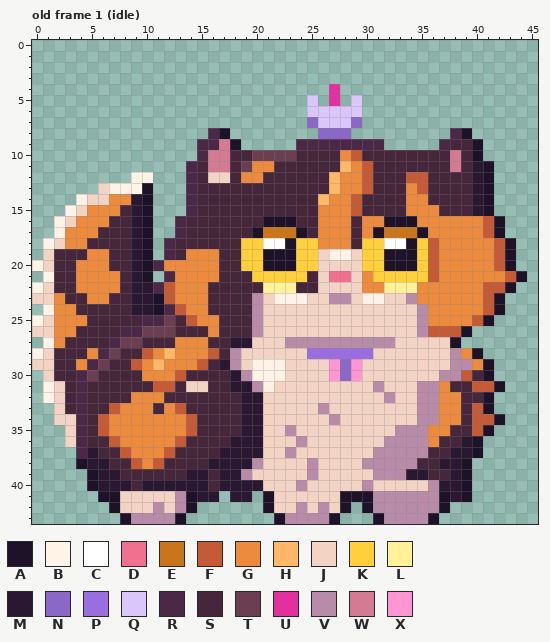
Pixel-art file: assets/source/characters/donut/donut_h40.ase. Above, as it was before the edit.
46x44 pixels, 1 frame. Shown: old frame 1 (idle). The commit also changed other frames, which this record leaves out.
Visible layers, top first: "gear", "face", "head", "body", "tail".
Palette (. is transparent): A #1e1229  B #fff3e8  C #ffffff  D #f2708f  E #c8751c  F #c45a36  G #ec8b3e  H #ffb867  J #f3d3c3  K #ffcf3c  L #fff09a  M #2a1731  N #8a68c8  P #9a6ee0  Q #dbc6fb  R #4a2846  S #45263a  T #6c3e52  U #e2309f  V #b88ca9  W #d47a93  X #ff95d3
Pixels before, old frame 1 (idle), first column x 0:
 4 ...........................U.................
 5 .........................Q.U.Q...............
 6 .........................QQQQQ...............
 7 .........................NQQQN...............
 8 ................RA........NNN.........RA.....
 9 ...............RRWA.....RRRRRRRR.....RSSA....
10 ...............RWWSSTTTTSSSSGFSSSSSSSSWSA....
11 ..............RSWWSTGGSSSSSSHGFSSSSSSSWSMA...
12 .........BB...RSJJSGGSSSSSSHGGFSSSFFSSSSMA...
13 ......JBBBA...RSSSSSSSSSSSSHGGFSSSGFSSSSMA...
14 ....BJJGGMA...RSSSSSSSSSSSHGGFSSSSGGSSSSMA...
15 ...BJGGGSMA...RSSSSSSSSSSSGGGFSSSSGGGSSSMA...
16 ..BJGGGSSMA..RSSSSSSSAAASSGGGSGGAAAGGGGGGFA..
17 ..BGGGSSSMA..RSSSSSSAEEEASGGGSGAEEEAGGGGGFA..
18 .BJGGSSSSMA.RSSSSSSKKCCAKKGGGSKKCCAKFGGGGGFA.
19 .JSSSGGSSMA.RSGGGSSKKAAAKKJBBJKKAAAKFGGGGGFA.
20 BJSSGGGSSMARGGGGGSSKKAAAKKJJJJKKAAAKFGGGGGFA.
21 .BSSGGGGSMA.RGGGGSSSKKKKKSJDDJGKKKKKFGGGGGGFA
22 BJSSGGGGSMMRFGGGSSSSSLLLSSJJJJGGLLLGGGGGGFFA.
23 JJGSSGGSSMMAFGGGSSSSVJBBBJJVVJBBJJVGGGGGGFA..
24 .BGGSSSSSMMARFGGSSSSVJJJJJJJJJJJJJJVGGGGGFA..
25 BJGGGSSSSSRRTSFGGSSSVJJJJJJJJJJJJJJVGGGGFA...
26 JJGGSSSSRRTTTSSSGSSSVJJJJJJJJJJJJJJVFFFA.....
27 .BGSSSSRTTSSSGGGSSMMJJJVVVVVVVVVVJJJJJA......
28 BJSSSGRTSSFGHGGGFSVJJJJJJPPPPPPJJJJJJJVGA....
29 JJSSGRTSSFGHGGGFSMVJBBBJJJJXNXJJJJJJJJVVGA...
30 .JSSRTSSSSGGGFSSSSMVBBBJJJJXNXJJJJJJJVVFSA...
31 .BJSRSSSSSSFFSJJSSMMVBJJJJJJJJJVJJJVVGSSFFA..
32 .BJSRSSSSGGGSSSSSSSMMJJJJJJJJJJJVJJVVGGSSA...
33 ..JSRSSFGGGSGFSSSSSMMJJJJJVJJJJJJJJVVGGSFA...
34 ..JJRSFGGGGGGGFSSSSMMJJJJJJVJJJJJJJVVGGSFFA..
35 ...JRSFGGGGGGGFSSSSMMJJVJJJJJJJJJVVVGGSSFA...
36 ...JRSSFGGGGGFSSSSMMMJJJVJJJJJJJVVVVGSSMA....
37 ....RMSSFGGGFSSSSMMMMJJVJJJJJJJVVVVVSSMMA....
38 ....AMMSSFGFSSSSMMMMVJJJJVJJJJVVVVVSSMMA.....
39 .....AMMSSSSSSMMSMMVJJJJJVJJJJJVVVMMSSMA.....
40 .....AMMMSMMMMMMSMMMMJJJVJJJJJVJJJJJVMMA.....
41 ......AAJJJJJVAMM.MM.AJJJJJJAAAVVVVVVAMA.....
42 .......AJJJVJVA......AJJVJVJA.AVVVVVVA.......
43 ........AVVVVA........AVVVVA...AVVVVA........
Once edited:
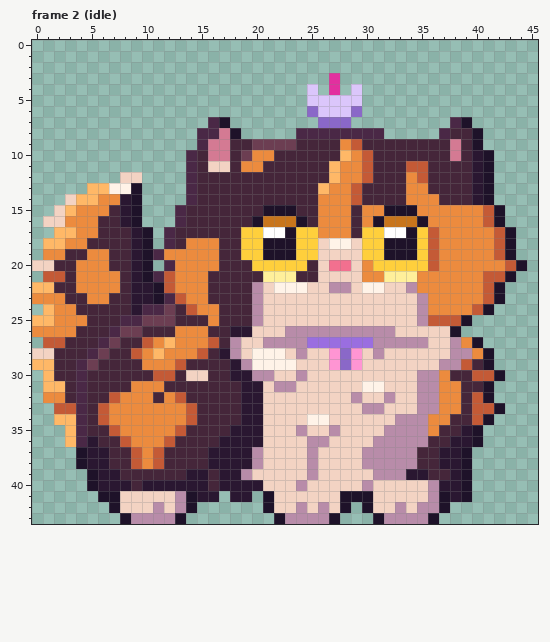
A new or re-ordered frame is compared with the old frame closest to it.
Change:
frames 1 -> 4
Changed rows in their new state; - is an unchanged pixel.
Frame 2 (idle) is new; against old frame 1 (idle):
first column x 0:
 3 ---------------------------U-----------------
 4 -------------------------Q---Q---------------
 5 --------------------------QQQ----------------
 6 -------------------------N---N---------------
 7 ----------------RA-------.NNN.--------RA-----
 8 ---------------R-WA-----RRRRRRRR-----RSSA----
 9 ----------------W-SSTTTTSSSSGFSSSSSSSSW------
10 --------------RS---TGGSS----HGF---------MA---
11 ----------------JJ-G-S-----HG-----FF--S------
12 --------JJ.-----SS-SS-------------G----------
13 -----HH--A.---------------HG-FS----G---------
14 ---JHHG-MA.---------------G---------G--------
15 --JHG--SMA.--RS------AAA-----SGGAAA--GGGGFA--
16 -JJG--S-MA.---------AEEEA------AEEEA---------
17 --HH--------RS-----KKCCAKK----KKCCAKF----GFA-
18 -HH-----------GGG----AA---JBBJ--AA-----------
19 -GG--------RGG-------------JJ----------------
20 J----------.R------S-KKK-S-DD-G-KKK-------GFA
21 -FF--------RF---S---SLLLS--JJ--GLLLGG----FFA.
22 HH---------A--------VJBBBJ-VV-BBJJV-------A.-
23 GG----------RF--------JJJ--JJ-JJ--JV---------
24 -H--------RRTSF-G-----------------------FA.--
25 HH------RRTT--SS--------------------FFFA..---
26 GG-----RTTSSSGGGS-MMJ--VVVVVVVVVV--JJJA.-----
27 -FF---RTSSFGH---F-VJ-VV--PPPPPP--VVV--VGA----
28 J----RTS-FGHG--FSM--BBB-VJJXNXJV-------VGA---
29 HH--RTS--S-G-FSS-SMV---B-------------V-FS----
30 -H---S----SFFSJJ---MVVJ-V--JJJ-----VVGSSFFA--
31 -HH------GGGS-SS--S-MJVV------BB------G-SA.--
32 -GG----FG--SGF---------------V----------F----
33 --FF--FG---G-GF-----------J---VV---------FA--
34 --HH---------------------BBJ-----VV-G-S--A.--
35 ---H--SF-----FS---M----JV--V----V----S-MA.---
36 ---H-M-SF---FS---M------JVV----V----S-M------
37 ----A-M-SF-FS---M---V--J-V----V----S-M-A.----
first column x 31:
41 JJJJJ
42 JJ-J-
Pixel boxes of the changes (left, top, right, bottom) in both pictures:
changed: (32, 73, 527, 513)
